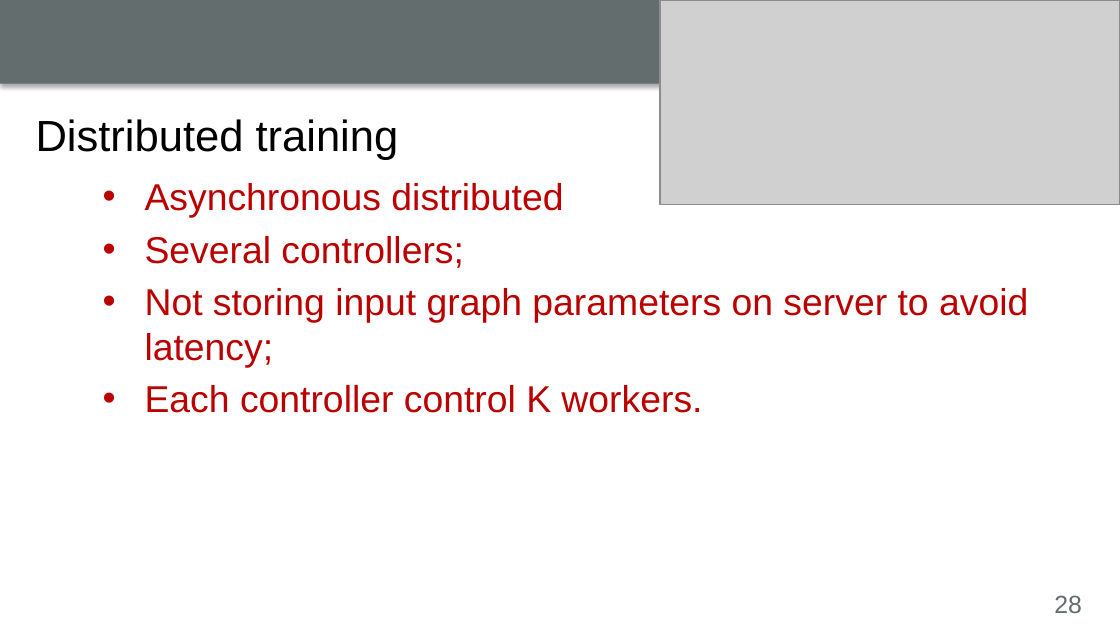
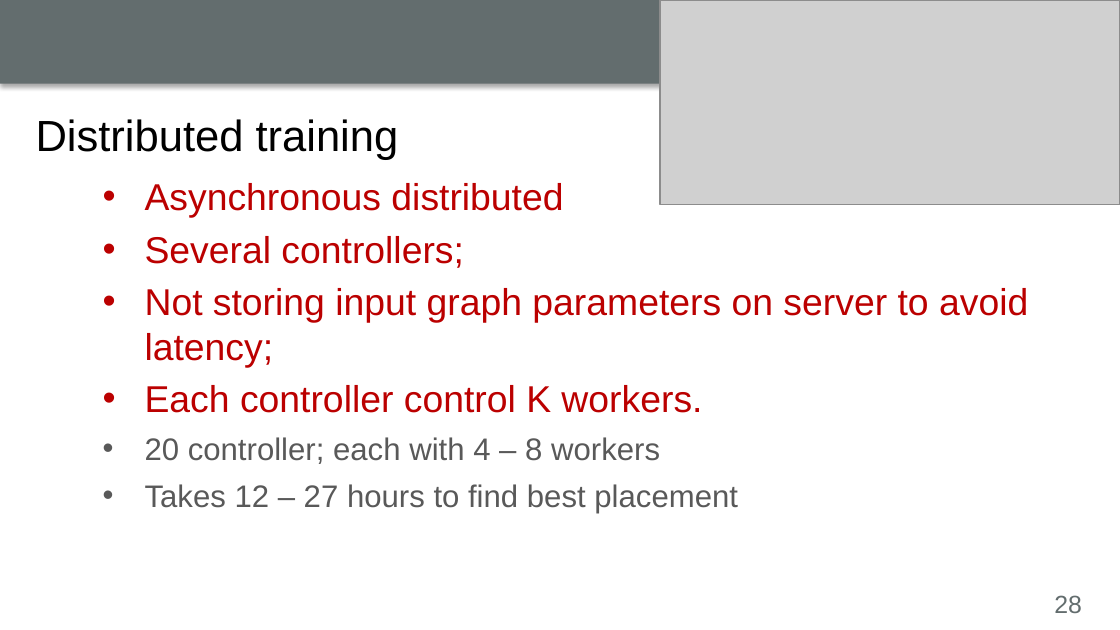
Before and after one commit to luyuliu/CSE-5194, a slide deck: slide 28 of presentation/presentation.pptx. Drawn at 1120x630 pixels with LibreOffice and Linux fonts; fonts in the diff are those of the drawing; grey boxes stand for pictures; background and template pictures are left out. Boxes give left, top, right and bottom in pixels: in the first picture for what was removed or moved away, otherwise in the second. Text is boxed around its words. In the diff, an @@ line names an element or a change of style, - is before the commit and + after.

```diff
--- a/presentation/presentation.pptx
+++ b/presentation/presentation.pptx
@@ text at box(145, 437, 738, 513): paragraphs added @@
+  • 20 controller; each with 4 – 8 workers
+  • Takes 12 – 27 hours to find best placement
```
Also in this commit, not shown: 28 slides added, 1 slide removed.
